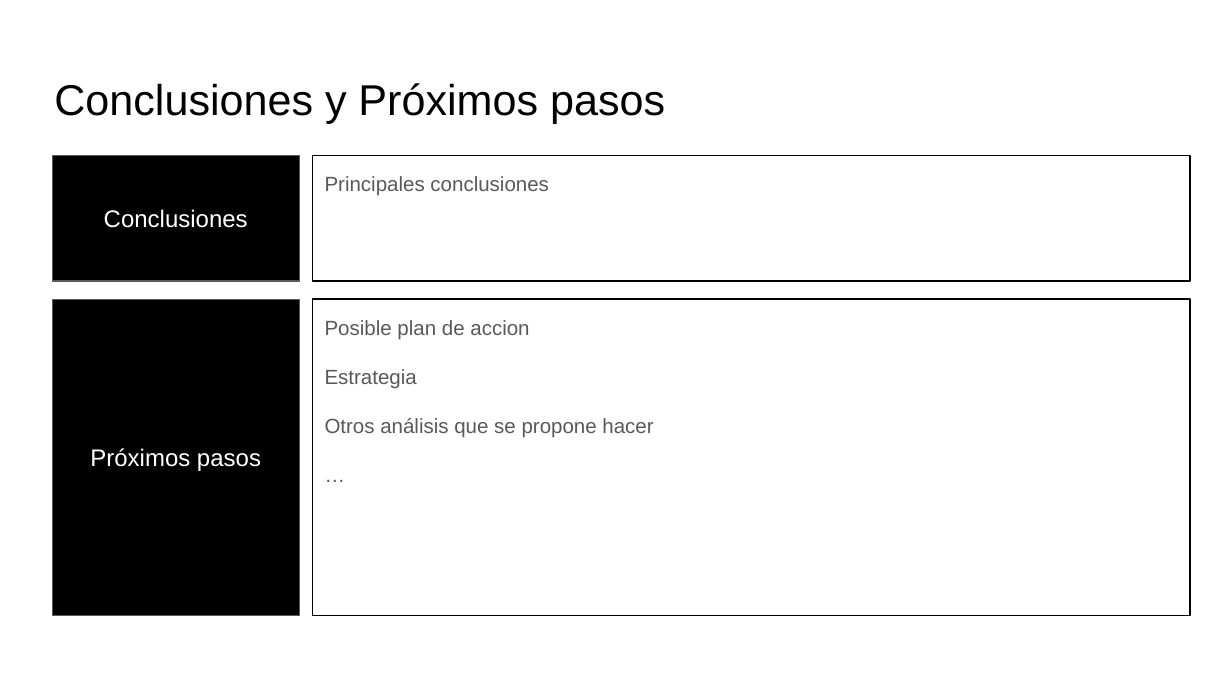
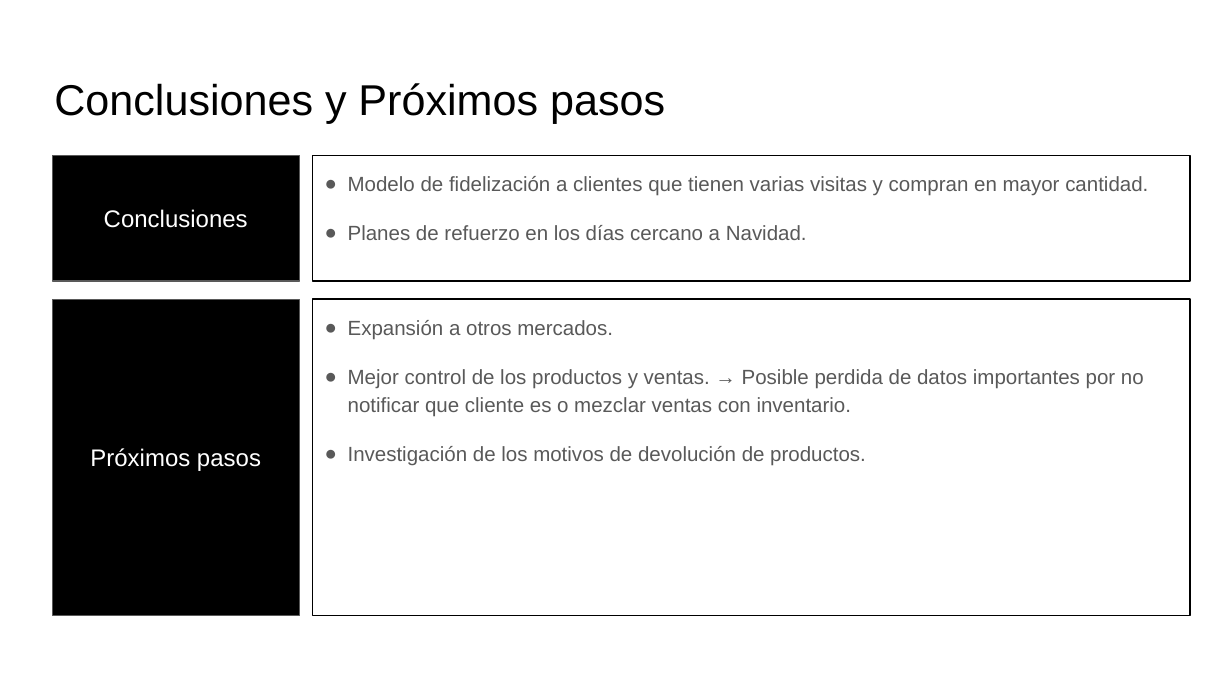
Before and after one commit to Ocnarf2070/practica_final_ML_Franco_Gonzalez, a slide deck: slide 6 of Analisis_de_recompra.pptx (slide 5 before the commit). Drawn at 1232x693 pixels with LibreOffice and Linux fonts; fonts in the diff are those of the drawing. Boxes give left, top, right and bottom in pixels: in the first picture for what was removed or moved away, otherwise in the second. Text is boxed around its words. In the diff, an @@ line names an element or a change of style, - is before the commit and + after.

```diff
--- a/Analisis_de_recompra.pptx
+++ b/Analisis_de_recompra.pptx
@@ text at (x1=348, y1=176, x2=1148, y2=240): text changed @@
-Principales conclusiones
+● Modelo de fidelización a clientes que tienen varias visitas y compran en mayor cantidad.
+● Planes de refuerzo en los días cercano a Navidad.
@@ text at (x1=348, y1=320, x2=1144, y2=466): text changed @@
-Posible plan de accion
-Estrategia
-Otros análisis que se propone hacer
-…
+● Expansión a otros mercados.
+● Mejor control de los productos y ventas. → Posible perdida de datos importantes por no notificar que cliente es o mezclar ventas con inventario.
+● Investigación de los motivos de devolución de productos.
```
Also in this commit, not shown: 3 other slides changed, 2 slides added, 2 slides removed, 1 other file.
